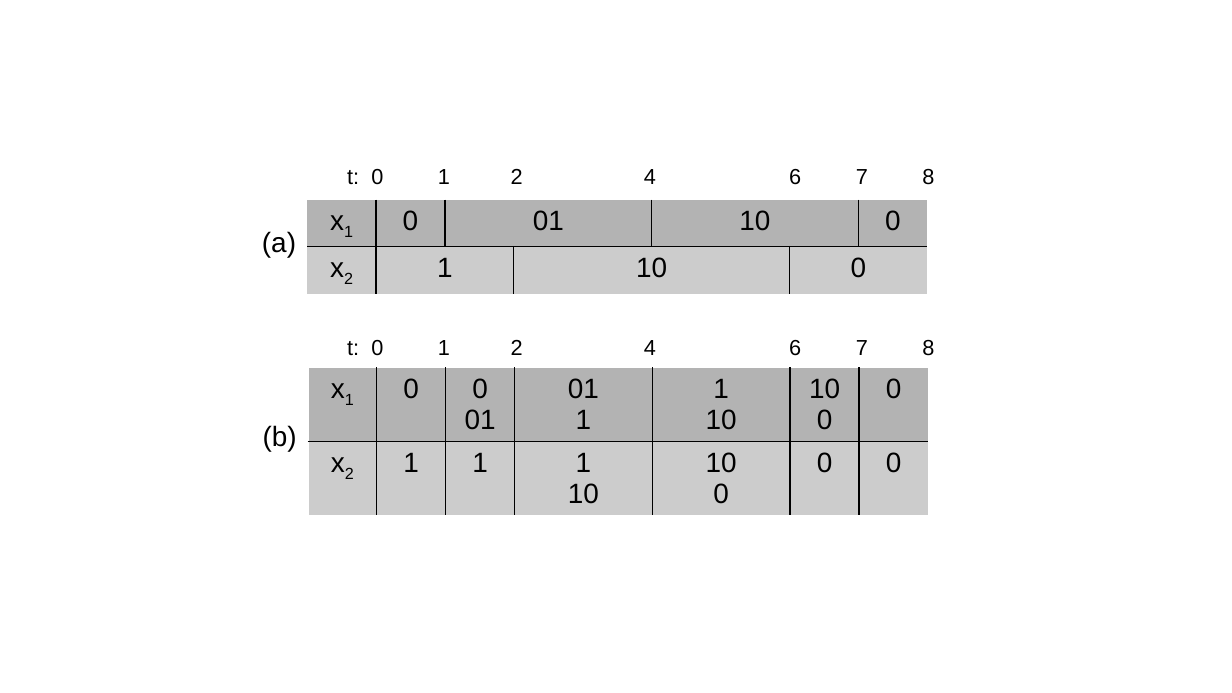
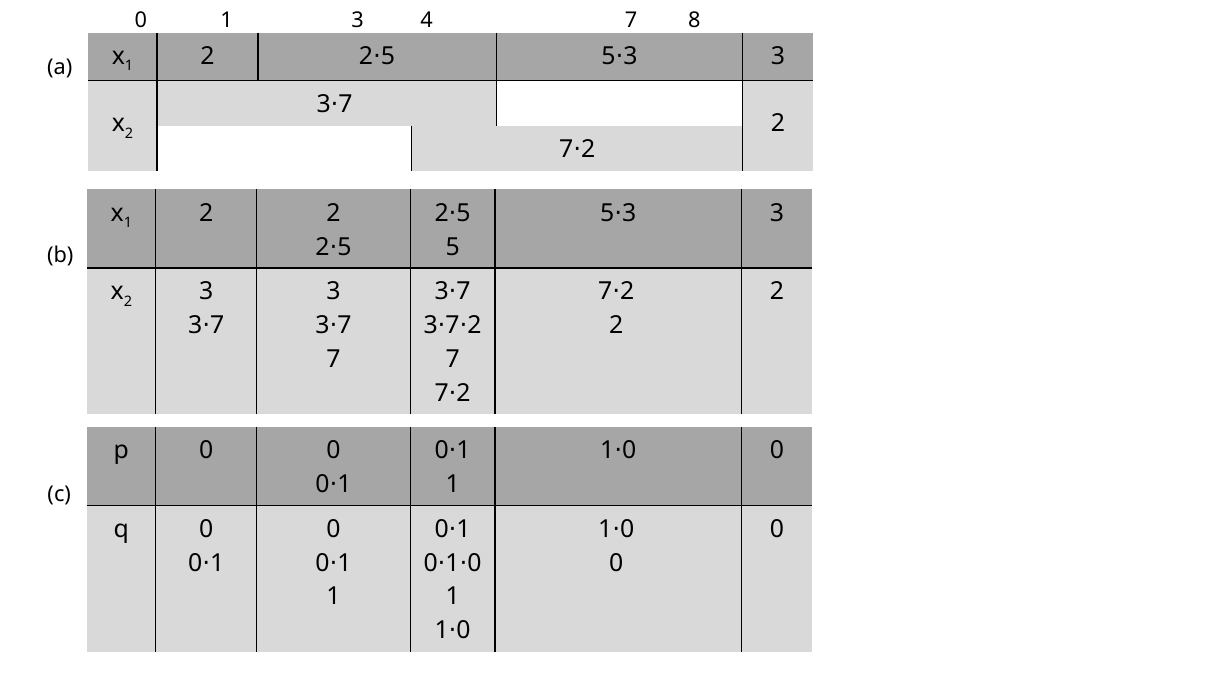
Before and after one commit to egesarac/distributed-monitoring, a slide deck: slide 2 of figures.pptx (slide 1 before the commit). Drawn at 1232x693 pixels with LibreOffice and Linux fonts; fonts in the diff are those of the drawing. Boxes give left, top, right and bottom in pixels: in the first picture for what was removed or moved away, otherwise in the second. Text is boxed around its words. In the diff, an @@ line names an element or a change of style, - is before the commit and + after.

```diff
--- a/figures.pptx
+++ b/figures.pptx
@@ text at box(135, 11, 700, 28): text changed; font Arial to Noto Sans @@
-t: 0 1 2 4 6 7 8
+0 1 3 4 7 8
@@ text "(a)": place and size @@
-text "(a)" at box(262, 231, 296, 257)
+text "(a)" at box(47, 58, 72, 78)
@@ text "(a)" at box(47, 58, 72, 78): size 18 to 14 pt, font Arial to Noto Sans @@
@@ table at box(88, 32, 814, 161) @@
-x1 | 0 | 01 |  | 10 |  | 0
-x2 | 1 |  | 10 |  | 0 | 
+x1 | 2 | 2⋅5 |  | 5⋅3 |  |  | 3
+x2 |  | 3⋅7 |  |  |  |  | 2
+ |  |  |  | 7⋅2 |  |  | 
@@ table: place and size @@
-table at box(307, 200, 929, 290)
+table at box(88, 32, 814, 161)
@@ table added at box(87, 189, 813, 405), 2 rows, 8 columns @@
+x1 | 2 | 2 / 2⋅5 | 2⋅5 / 5 | 5⋅3 |  |  | 3
+x2 | 3 / 3⋅7 | 3 / 3⋅7 / 7 | 3⋅7 / 3⋅7⋅2 / 7 / 7⋅2 |  | 7⋅2 / 2 |  | 2
@@ text "(b)" at box(47, 245, 73, 266): size 18 to 14 pt, font Arial to Noto Sans @@
@@ text "(b)": place and size @@
-text "(b)" at box(263, 425, 297, 452)
+text "(b)" at box(47, 245, 73, 266)
@@ text removed at box(347, 340, 934, 356) @@
-t: 0 1 2 4 6 7 8
@@ table at box(87, 427, 813, 643) @@
-column 1: x1 | x2
-column 2: 0 | 1
-column 3: 0 / 01 | 1
-column 4: 01 / 1 | 1 / 10
-column 5: 1 / 10 | 10 / 0
-column 6: 10 / 0 | 0
+column 1: p | q
+column 2: 0 | 0 / 0⋅1
+column 3: 0 / 0⋅1 | 0 / 0⋅1 / 1
+column 4: 0⋅1 / 1 | 0⋅1 / 0⋅1⋅0 / 1 / 1⋅0
+column 5: 1⋅0 | 
+column 6:  | 1⋅0 / 0
+column 7:  | 
@@ table: place and size @@
-table at box(307, 368, 929, 524)
+table at box(87, 427, 813, 643)
@@ text added at box(47, 485, 71, 505), 14 pt, text #000000 @@
+(c)
```
Also in this commit, not shown: 2 slides added, 8 other files.
